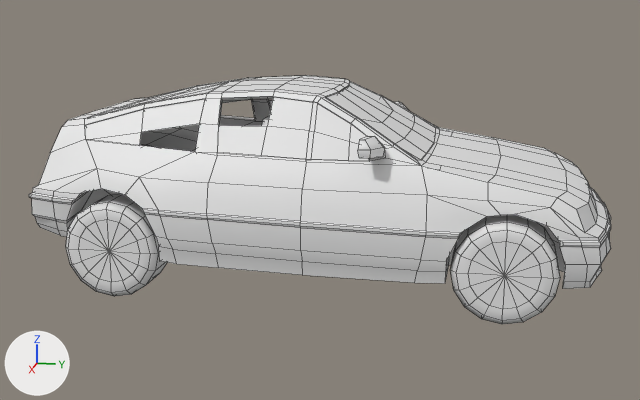
One commit to the FBX model Assets/Models/Environment/Non-interactable/honda-crx-si.fbx: the scene before it, then after it.
Camera for both pictures: a 50 mm lens placed at (7.03, 1.4, 1.88), pointed at (0.14, 0.02, 0.15). Every picture has the same lights, and +X, +Y and +Z are marked at lower left. Mesh edges are drawn as thin lines. Vertices at the same position are counted once.

Before the edit, the objects in view are built like this:
```python
me_cube_010 = bpy.data.meshes.new('Cube.010')
me_cube_010.from_pydata(...)  # 1466 vertices, 1406 faces; spans x -1.07..1.07, y -2.33..2.03, z -0.5..1.06
ob_honda_crx_si = bpy.data.objects.new('honda-crx-si', me_cube_010)
ob_honda_crx_si.location = (0.079, 0.245, 0.05)
```
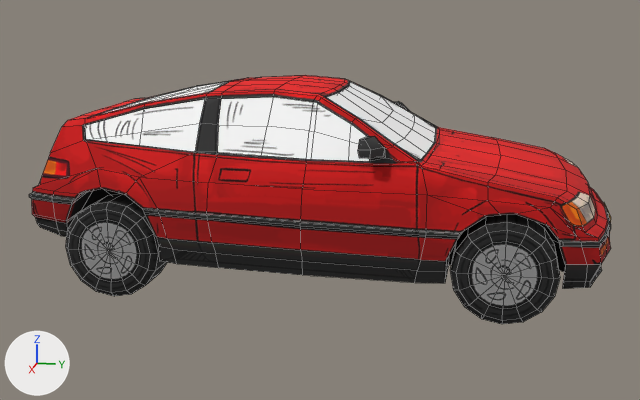
The newer file is also turned or shifted as a whole; pictures and numbers use the older file's frame.

What differs and where, as boxes (x1, y1, x2, y2) in the pictures (640 x 400 px; the box of a moved part takes in the faces that stretch with it):
part 1 of me_cube_010, moved or reshaped
    both: (50, 78, 440, 165)
part 2 of me_cube_010, recoloured
    both: (29, 75, 611, 324)

What changed in the scene script:
```text
Add img_honda_crx_si_base_colour_tga:
    img_honda_crx_si_base_colour_tga = load_image('honda-crx-si_base_colour.tga', '../../../Textures/Environment/honda-crx-si_base_colour.tga', 1024, 1024, 'sRGB')
Add mat_material_001:
    mat_material_001 = principled_material('Material.001')
    mat_material_001.texture = img_honda_crx_si_base_colour_tga
    mat_material_001.roughness = 1.0
Change me_cube_010:
    used by ob_honda_crx_si; location = (0.079, 0.245, 0.05)
    remove me_cube_010.from_pydata(...)  # 1466 vertices, 1406 faces; spans x -1.07..1.07, y -2.33..2.03, z -0.5..1.06
    add me_cube_010.from_pydata(...)  # 1405 vertices, 1413 faces; spans x -1.07..1.07, y -2.33..2.03, z -0.5..1.06
    me_cube_010 part 1
    69 vertices are removed from x -0.87..1.01, y -1.96..0.78, z -0.18..1.04
    93 faces are deleted
    6 vertices move within x -0.72..0.75, y 0.45..0.64, z 0.6..0.71
    8 vertices are added at x 0.0..1.0, y 0.37..0.78, z 0.16..0.59
    100 new faces join them
    me_cube_010 part 2: 1313 faces spanning x -1.07..1.07, y -2.33..2.03, z -0.5..1.06 switch from no material to mat_material_001 (picture img_honda_crx_si_base_colour_tga)
```
